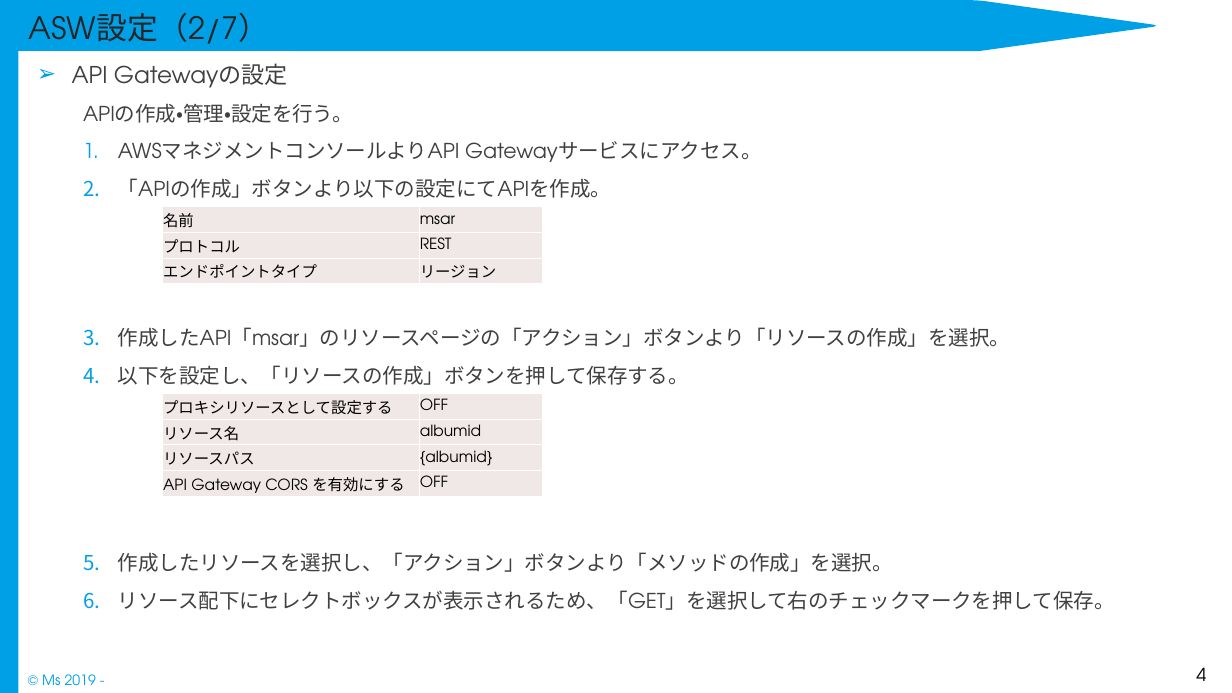
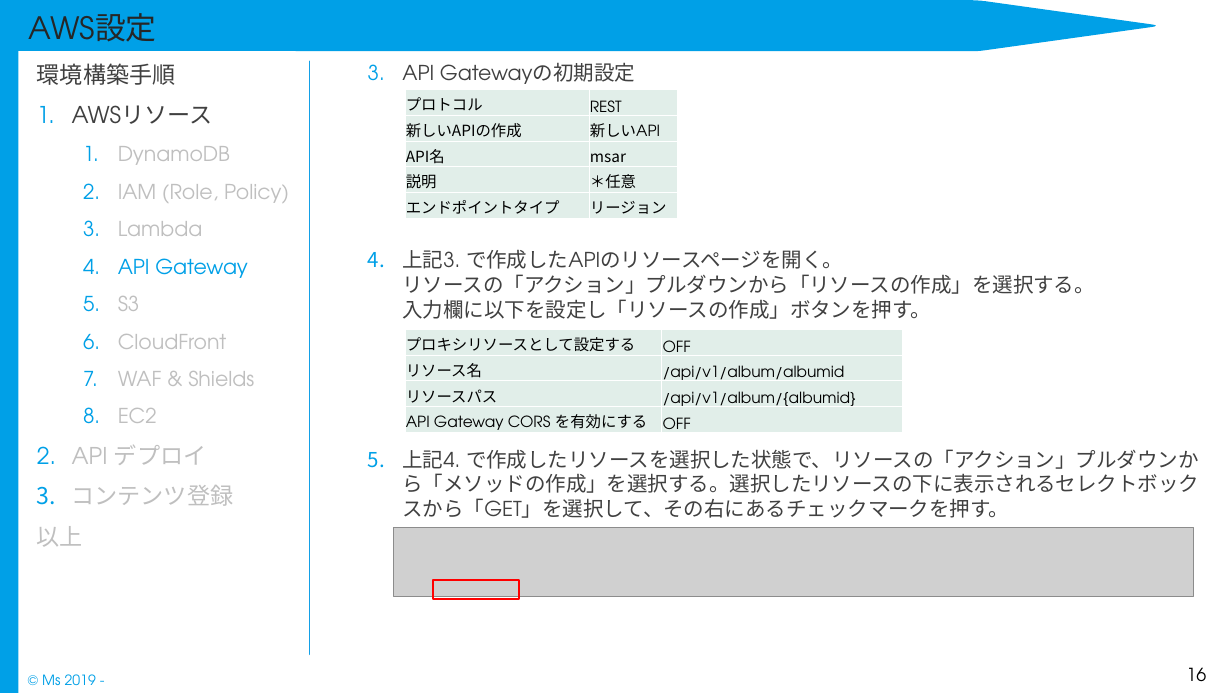
Before and after one commit to Rie-Ishimura/https-github.com-uetomae-msar_Documents_1, a slide deck: slide 16 of 04.環境構築/インフラ/msar_環境構築手順書.pptx (slide 4 before the commit). Drawn at 1232x693 pixels with LibreOffice and Linux fonts; fonts in the diff are those of the drawing; grey boxes stand for pictures. Boxes give left, top, right and bottom in pixels: in the first picture for what was removed or moved away, otherwise in the second. Text is boxed around its words. In the diff, an @@ line names an element or a change of style, - is before the commit and + after.

Commit message:
卒ARu コンテンツ管理画面(Web) 開発

```diff
--- a/04.環境構築/インフラ/msar_環境構築手順書.pptx
+++ b/04.環境構築/インフラ/msar_環境構築手順書.pptx
@@ title at (29, 13, 157, 54): text changed @@
-ASW設定（2/7）
+AWS設定
@@ text added at (37, 63, 289, 546), 16 pt, text #BFBFBF @@
+環境構築手順
+1. AWSリソース
+  1. DynamoDB
+  2. IAM (Role, Policy)
+  3. Lambda
+  4. API Gateway
+  5. S3
+  6. CloudFront
+  7. WAF & Shields
+  8. EC2
+2. API デプロイ
+3. コンテンツ登録
+以上
@@ line added from (310, 61) to (310, 654), #13A0E7 1.25 pt @@
@@ text at (402, 62, 1199, 518): text changed @@
-➢ API Gatewayの設定
-  APIの作成・管理・設定を行う。
-  1. AWSマネジメントコンソールよりAPI Gatewayサービスにアクセス。
-  2. 「APIの作成」ボタンより以下の設定にてAPIを作成。
-  3. 作成したAPI「msar」のリソースページの「アクション」ボタンより「リソースの作成」を選択。
-  4. 以下を設定し、「リソースの作成」ボタンを押して保存する。
-  5. 作成したリソースを選択し、「アクション」ボタンより「メソッドの作成」を選択。
-  6. リソース配下にセレクトボックスが表示されるため、「GET」を選択して右のチェックマークを押して保存。
+  3. API Gatewayの初期設定
+  4. 上記3. で作成したAPIのリソースページを開く。
+     リソースの「アクション」プルダウンから「リソースの作成」を選択する。
+     入力欄に以下を設定し「リソースの作成」ボタンを押す。
+  5. 上記4. で作成したリソースを選択した状態で、リソースの「アクション」プルダウンから「メソッドの作成」を選択する。選択したリソースの下に表示されるセレクトボックスから「GET」を選択して、その右にあるチェックマークを押す。
@@ table at (406, 90, 678, 218) @@
-row 1: 名前 | msar
+row 2: 新しいAPIの作成 | 新しいAPI
+row 3: API名 | msar
+row 4: 説明 | ＊任意
@@ table: place and size @@
-table at (163, 207, 543, 284)
+table at (406, 90, 678, 218)
@@ table at (406, 330, 904, 434) @@
-row 2, column 2: albumid
+row 2, column 2: /api/v1/album/albumid
-row 3, column 2: {albumid}
+row 3, column 2: /api/v1/album/{albumid}
@@ fill #F0E8E7 to #E1EEE9 in 8 cells @@
@@ table: place and size @@
-table at (163, 394, 543, 497)
+table at (406, 330, 904, 434)
@@ picture added at (394, 528, 1194, 597) @@
@@ rectangle added at (433, 580, 519, 600), outline #FF0000 1.5 pt @@
@@ page number at (1186, 667, 1206, 682): text changed @@
-4
+16
```
Also in this commit, not shown: 10 other slides changed, 30 slides added, 9 other files.
